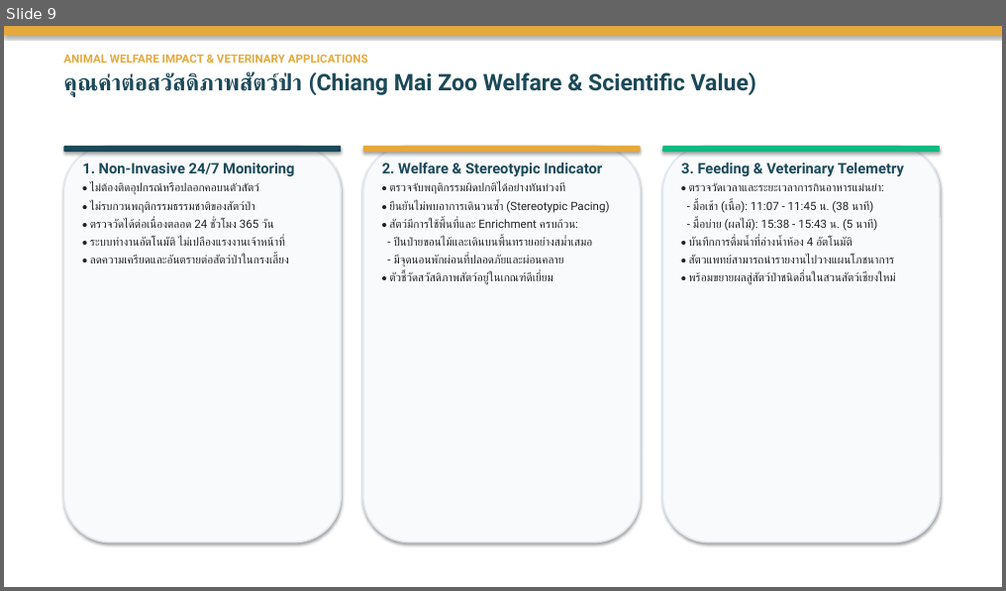
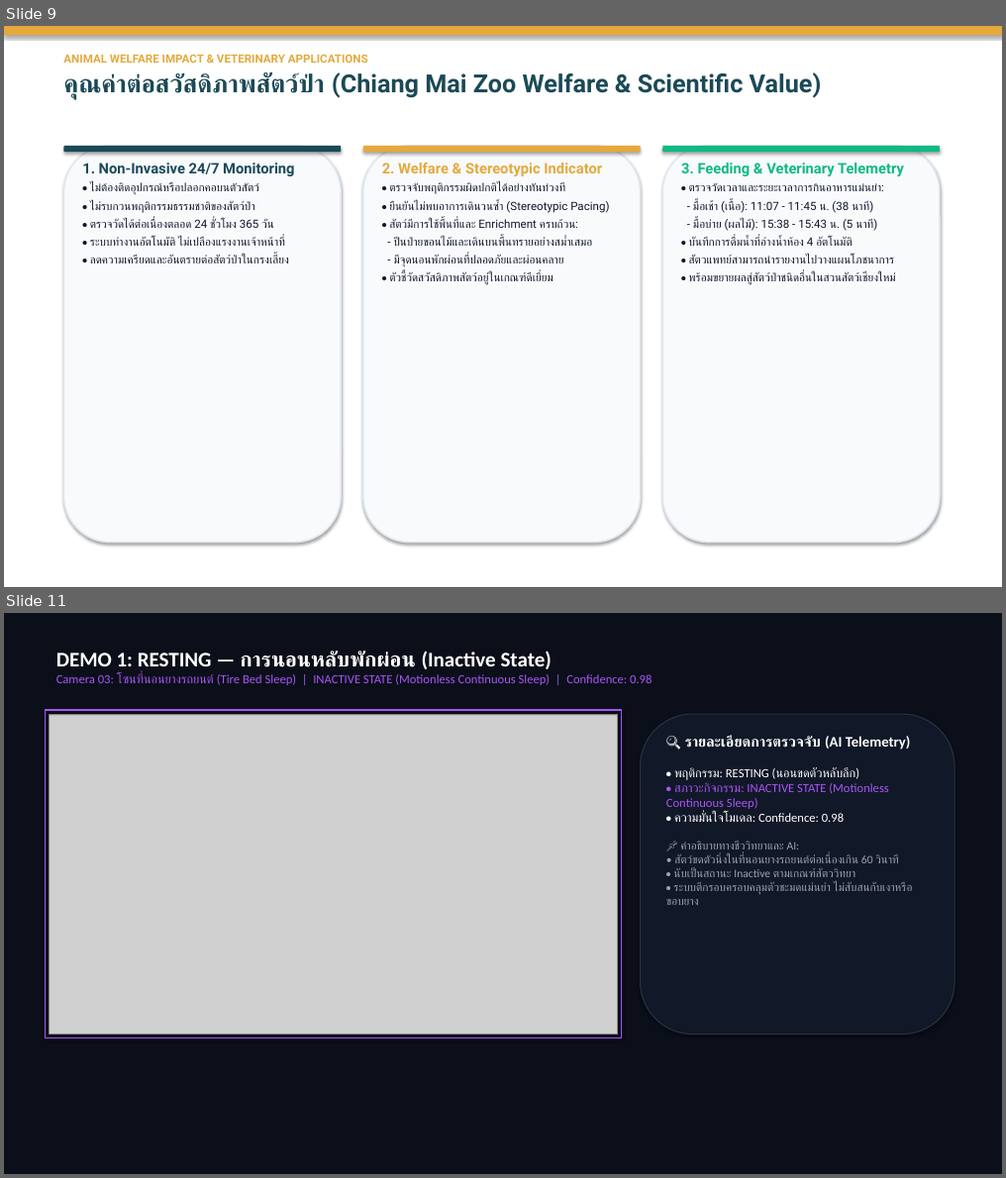
Before and after one commit to Kokokua/Project-CMZ, a slide deck: finish/Image_Processing_Presentation_Phase2_Final.pptx. Shown one above the other, each under a label of ours: slide 9 before the commit, slides 9 and 11 after it; the slides between them are not shown. The pictures are 1006x591 and 1006x1178 pixels, drawn with LibreOffice and Linux fonts; fonts in the diff are those of the drawing; grey boxes stand for pictures. Boxes give left, top, right and bottom in pixels: in the first picture for what was removed or moved away, otherwise in the second. Text is boxed around its words. In the diff, an @@ line names an element or a change of style, - is before the commit and + after.

Commit message:
Update PowerPoint presentation: correct enclosure layout (Cam 1-4) and embed native clean demo videos into slides 11-15

```diff
--- a/finish/Image_Processing_Presentation_Phase2_Final.pptx
+++ b/finish/Image_Processing_Presentation_Phase2_Final.pptx
@@ slide 11 added at box(4, 613, 1002, 1174), background #FFFFFF @@
@@ rectangle added at box(4, 613, 1002, 1174), fill #0B0F19, outline #0B0F19 0.75 pt @@
@@ text added at box(56, 651, 651, 685), 12 pt, text #A855F7 @@
+DEMO 1: RESTING — การนอนหลับพักผ่อน (Inactive State)
+Camera 03: โซนที่นอนยางรถยนต์ (Tire Bed Sleep) | INACTIVE STATE (Motionless Continuous Sleep) | Confidence: 0.98
@@ rectangle added at box(46, 710, 622, 1039), outline #A855F7 1.5 pt @@
@@ picture added at box(49, 714, 618, 1035) @@
@@ rounded rectangle added at box(641, 714, 954, 1035), fill #111827, outline #283246 1 pt @@
@@ text added at box(666, 735, 913, 895), 11 pt, text #9CA3AF @@
+🔍 รายละเอียดการตรวจจับ (AI Telemetry)
+• พฤติกรรม: RESTING (นอนขดตัวหลับลึก)
+• สภาวะกิจกรรม: INACTIVE STATE (Motionless Continuous Sleep)
+• ความมั่นใจโมเดล: Confidence: 0.98
+📌 คำอธิบายทางชีววิทยาและ AI:
+• สัตว์ขดตัวนิ่งในที่นอนยางรถยนต์ต่อเนื่องเกิน 60 วินาที
+• นับเป็นสถานะ Inactive ตามเกณฑ์สัตววิทยา
+• ระบบตีกรอบครอบคลุมตัวชะมดแม่นยำ ไม่สับสนกับเงาหรือขอบยาง
@@ slide 9 changed as well @@
@@ text at box(63, 73, 822, 99): size 22 to 24 pt in "คุณค่าต่อสวัสดิภาพสัตว์ป่า (Chiang Mai Zoo Welfare & Scienti ..." @@
@@ text "2. Welfare & Stereotypic Indicator" at box(382, 163, 609, 285): text colour #1B4958 to #E5A93C in "2. Welfare & Stereotypic Indicator"; text colour #222222 to #0F172A in "• ตรวจจับพฤติกรรมผิดปกติได้อย่างทันท่วงที", "• ยืนยันไม่พบอาการเดินวนซ้ำ (Stereotypic Pacing)", "• สัตว์มีการใช้พื้นที่และ Enrichment ครบถ้วน:", "- ปีนป่ายขอนไม้และเดินบนพื้นทรายอย่างสม่ำเสมอ" and 2 more places @@
@@ text "3. Feeding & Veterinary Telemetry" at box(681, 163, 904, 285): text colour #1B4958 to #10B981 in "3. Feeding & Veterinary Telemetry"; text colour #222222 to #0F172A in "• ตรวจวัดเวลาและระยะเวลาการกินอาหารแม่นยำ:", "- มื้อเช้า (เนื้อ): 11:07 - 11:45 น. ...", "- มื้อบ่าย (ผลไม้): 15:38 - 15:43 น. ...", "• บันทึกการดื่มน้ำที่อ่างน้ำห้อง 4 อัตโนมัติ" and 2 more places @@
@@ text at box(90, 183, 289, 264): text colour #222222 to #0F172A in "• ไม่ต้องติดอุปกรณ์หรือปลอกคอบนตัวสัตว์", "• ไม่รบกวนพฤติกรรมธรรมชาติของสัตว์ป่า", "• ตรวจวัดได้ต่อเนื่องตลอด 24 ชั่วโมง 365 วัน", "• ระบบทำงานอัตโนมัติ ไม่เปลืองแรงงานเจ้าหน้าที่" and 1 more places @@
```
Also in this commit, not shown: 9 other slides changed, 4 other slides added.
